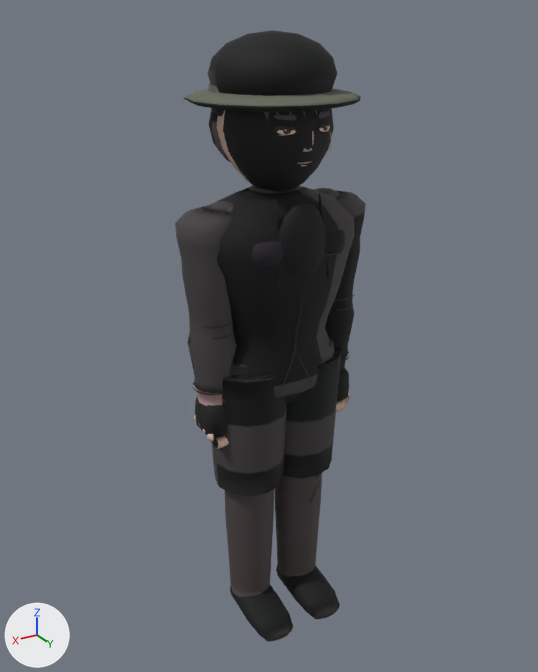
The glTF model assets/models/sintaejin_a.glb: old version first, new version second.
The view is the same before and after, from a camera (50 mm lens) standing at (1.163, 1.903, 1.99) and looking at (-0.003, -0.04, 1.018). Every picture has the same lights, and +X, +Y and +Z are marked at lower left. The picture after the commit comes second. Vertices at exactly the same position are counted once.

Names of what the first picture shows: 'Body'.
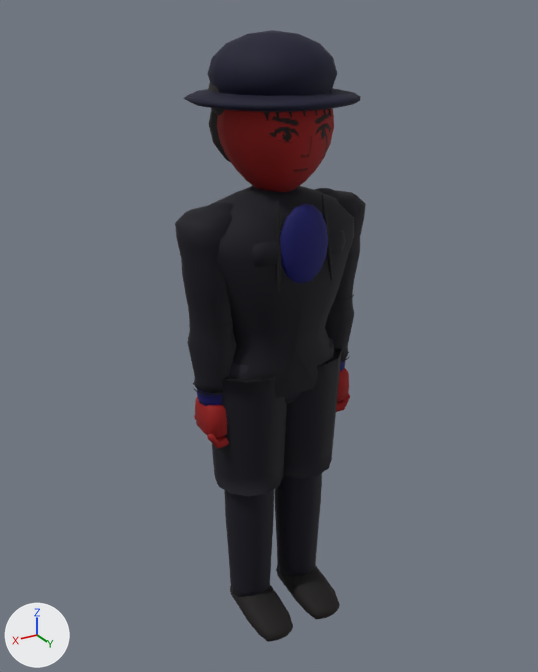
What differs and where, as boxes (x1, y1, x2, y2) in the pictures (538 x 672 px; the box of a moved part takes in the faces that stretch with it):
```json
{"part": 1, "of": "me_mesh_0", "change": "deleted", "before": [272, 111, 333, 164]}
{"part": 2, "of": "me_mesh_0", "change": "moved or reshaped", "before": [216, 108, 334, 361], "after": [217, 108, 334, 361]}
{"part": 3, "of": "me_mesh_0", "change": "recoloured", "before": [175, 30, 366, 642], "after": [175, 30, 366, 642]}
```

Edits to the scene script, one JSON object a line:
```json
{"block": "me_mesh_0", "where": "# used by ob_body; location = (0.0, 0.0, 0.0)"}
{"op": "remove", "block": "me_mesh_0", "code": "me_mesh_0.from_pydata(...)  # 4756 vertices, 8670 faces; spans x -0.32..0.32, y -0.26..0.24, z -0.03..1.95"}
{"op": "add", "block": "me_mesh_0", "code": "me_mesh_0.from_pydata(...)  # 3957 vertices, 7404 faces; spans x -0.32..0.32, y -0.26..0.24, z -0.03..1.95"}
{"block": "me_mesh_0", "change": "me_mesh_0 part 1: 16 loose pieces with 688 vertices, spanning x -0.11..0.1, y 0.12..0.17, z 1.61..1.75, are deleted"}
{"block": "me_mesh_0", "change": "me_mesh_0 part 2: 67 vertices moved from x -0.09..0.09, y -0.1..0.17, z 1.25..1.75 to x -0.09..0.1, y -0.1..0.18, z 1.25..1.75; 605 vertices removed from x -0.16..0.16, y -0.16..0.18, z 0.97..1.87; 494 vertices added at x -0.17..0.17, y -0.17..0.19, z 0.96..1.88"}
{"block": "me_mesh_0", "change": "me_mesh_0 part 3: 6312 kept faces spanning x -0.32..0.32, y -0.26..0.24, z -0.03..1.95 get new vertex colours"}
```
